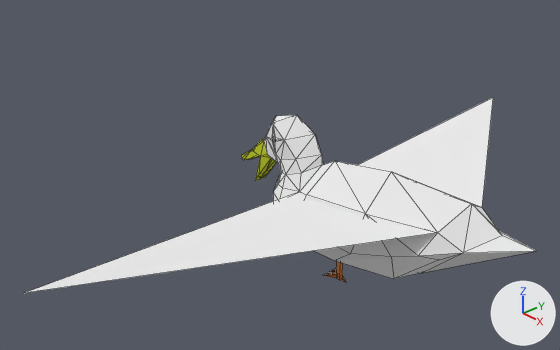
Renders of the Blender file bird_hordes_Data/Resources/duck.blend from each side of a commit.
Before and after are seen from a 50 mm camera at (1.009, -1.203, 0.804) aimed at (-0.195, -0.087, 0.006). The axes (+X, +Y, +Z) are drawn at lower right. The lights are the same throughout. Mesh edges are drawn as thin lines.
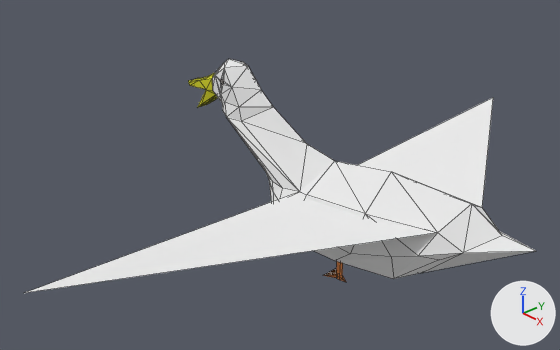
Pixel boxes [x1, y1, x2, y2] of what changed, in the pictures (560 x 350 px; the box of a moved part takes in the faces that stretch with it):
'Cube', reshaped (20% taller)
    before: [25, 98, 536, 293]
    after: [25, 59, 536, 293]
part 1 of me_cube, moved or reshaped
    before: [252, 115, 334, 199]
    after: [199, 59, 334, 202]
part 2 of me_cube, recoloured
    before: [241, 150, 272, 181]
    after: [188, 77, 212, 107]

Edits to the bpy script that builds the scene:
```text
Change mat_material:
    where n1 = _N.new('ShaderNodeBsdfDiffuse'); n1.name = 'Diffuse BSDF'
    remove n1.inputs[0].default_value = (0.828, 0.828, 0.828, 0.364)  # 'Color', white #ebebeb
    add n2 = _N.new('ShaderNodeVertexColor'); n2.name = 'Vertex Color'
    add n2.layer_name = 'Col'
    add _L.new(n2.outputs[0], n1.inputs[0])  # 'Color' to 'Color'
Change me_cube:
    used by ob_cube; location = (0.0, 0.0, 0.0); scale = (0.192, 0.192, 0.192)
    remove me_cube.from_pydata(...)  # 170 vertices, 288 faces; spans x -2.18..2.19, y -3.9..3.9, z -0.99..0.65
    remove me_cube.materials.append(mat_material_003)  # black #190c02
    remove me_cube.materials.append(mat_material_004)  # orange #e79153
    remove me_cube.materials.append(mat_material_005)  # brown #623c1e
    add me_cube.from_pydata(...)  # 205 vertices, 288 faces; spans x -3.37..2.19, y -3.9..3.9, z -0.99..1.05
    me_cube part 1
    4 vertices are removed from x -1.77..-1.58, y -0.09..0.09, z -0.07..0.18
    58 faces are deleted
    4 vertices in x -1.45..-1.38, y -0.18..0.18, z 0.27..0.3 move by (-1.06, 0.04, 0.5)
    3 vertices in x -1.75, y -0.13..0.13, z -0.06 move by (-1.15, 0.04, 0.61)
    3 vertices in x -1.79, y -0.12..0.12, z -0.35 move by (-1.25, 0.04, 0.64)
    68 vertices move from x -2.18..-0.74, y -0.29..0.29, z -0.5..0.65 to x -3.37..-1.02, y -0.29..0.29, z -0.39..1.05
    28 vertices are added at x -2.85..-2.44, y -0.14..0.22, z 0.48..0.82
    58 new faces join them
    me_cube part 2: 32 faces spanning x -3.37..-2.9, y -0.09..0.17, z 0.19..0.64 switch from mat_material_001 (yellow #c5d135) to mat_material
```
